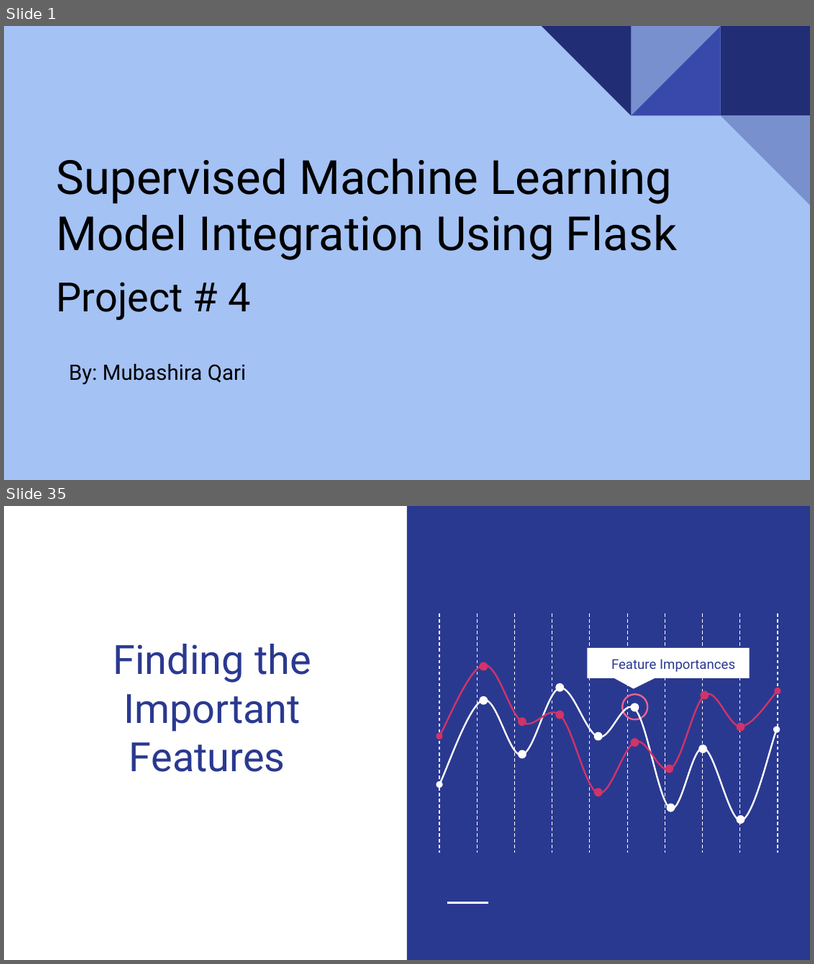
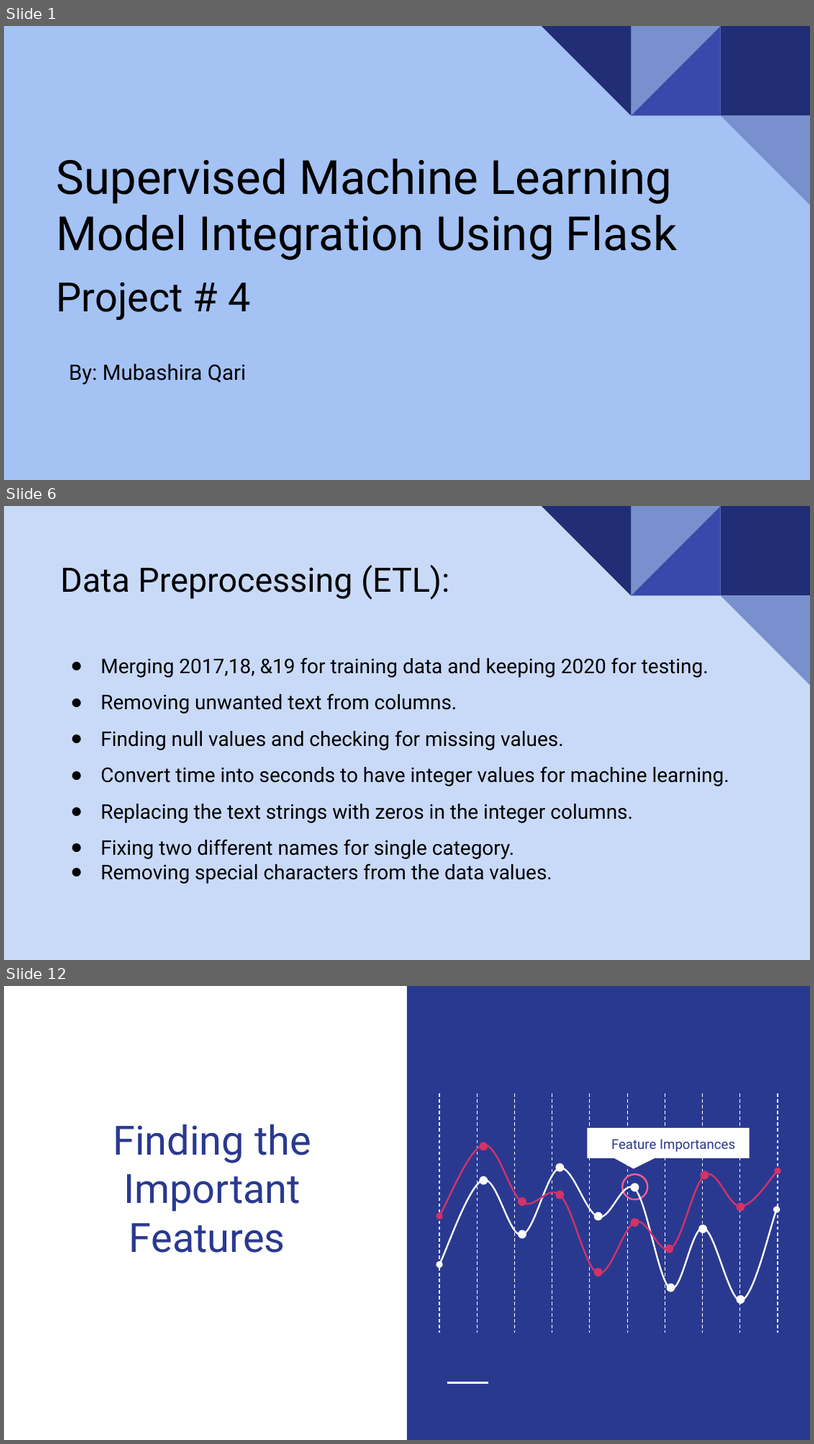
Before and after one commit to uzmabb182/Heroku-outcome-prediction, a slide deck: static/presentation/final_project_presentation_slides.pptx. Shown one above the other, each under a label of ours: slides 1 and 35 before the commit, slides 1, 6 and 12 after it; the slides between them are not shown. The pictures are 814x964 and 814x1444 pixels, drawn with LibreOffice and Linux fonts; fonts in the diff are those of the drawing. Boxes give left, top, right and bottom in pixels: in the first picture for what was removed or moved away, otherwise in the second. Text is boxed around its words. In the diff, an @@ line names an element or a change of style, - is before the commit and + after.

```diff
--- a/static/presentation/final_project_presentation_slides.pptx
+++ b/static/presentation/final_project_presentation_slides.pptx
@@ slide 6 added at [4, 506, 810, 960], background #C9DAF8; not listed: 5 template elements that a slide beside it also shows @@
@@ title added at [60, 565, 450, 600], 30 pt, text #000000 @@
+Data Preprocessing (ETL):
@@ text added at [100, 657, 730, 883], 18 pt, text #000000 @@
+● Merging 2017,18, &19 for training data and keeping 2020 for testing.
+● Removing unwanted text from columns.
+● Finding null values and checking for missing values.
+● Convert time into seconds to have integer values for machine learning.
+● Replacing the text strings with zeros in the integer columns.
+● Fixing two different names for single category.
+● Removing special characters from the data values.
@@ what was slide 35 is now slide 12 @@
```
Also in this commit, not shown: 4 slides changed, 8 other slides added, 33 slides removed, 1 other file.
